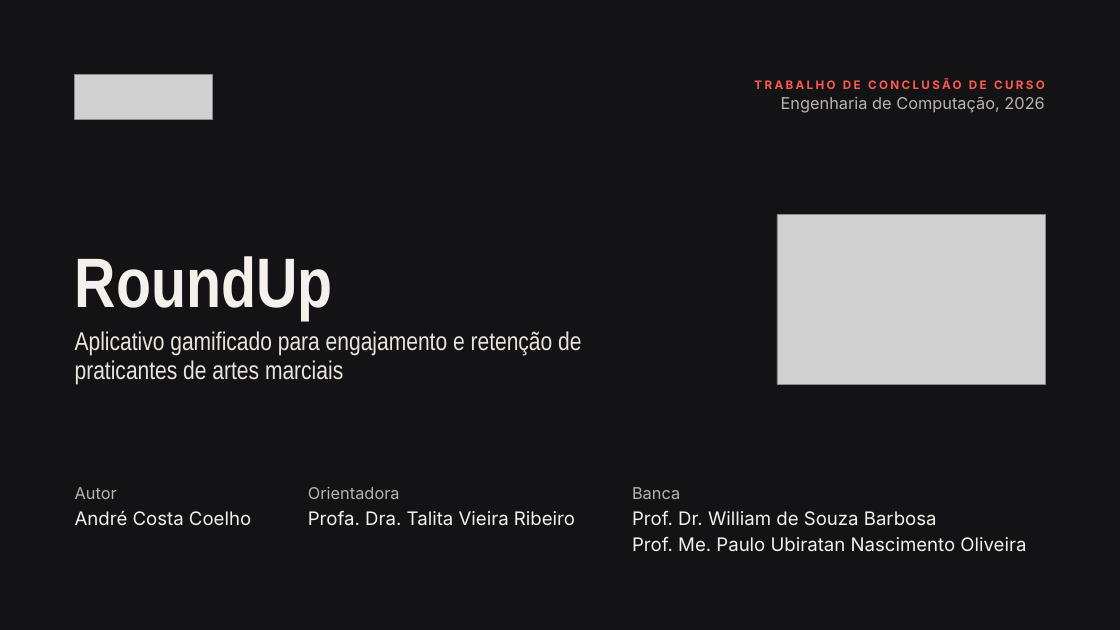
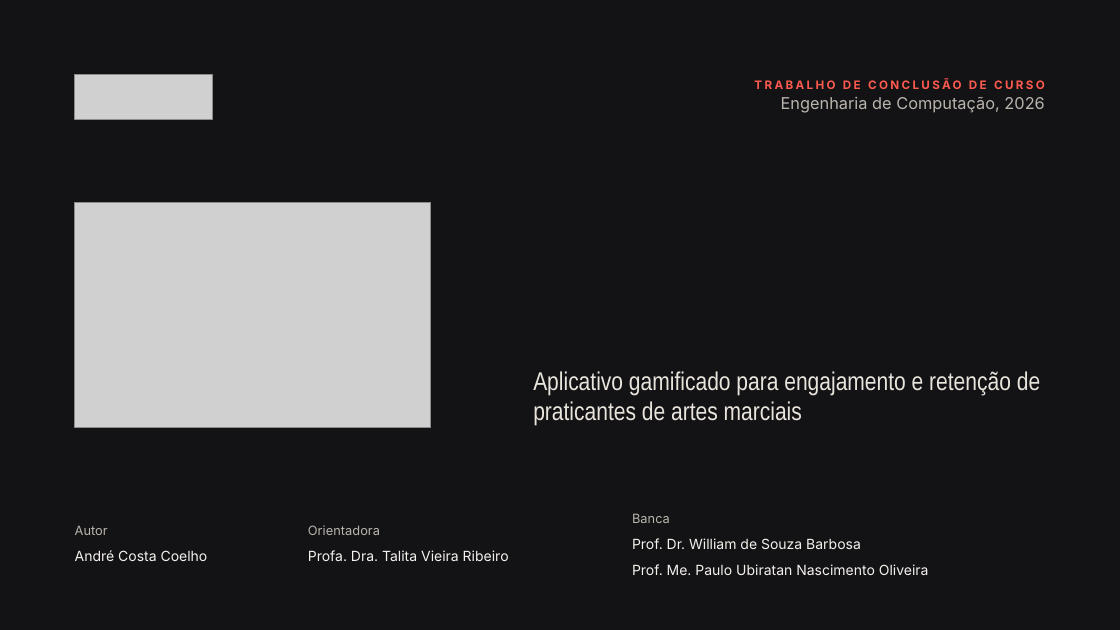
Before and after one commit to andreccoelho/roundup_app, a slide deck: slide 1 of docs/apresentacao-defesa/Defesa TCC — RoundUp.pptx. Drawn at 1120x630 pixels with LibreOffice and Linux fonts; fonts in the diff are those of the drawing; grey boxes stand for pictures. Boxes give left, top, right and bottom in pixels: in the first picture for what was removed or moved away, otherwise in the second. Text is boxed around its words. In the diff, an @@ line names an element or a change of style, - is before the commit and + after.

```diff
--- a/docs/apresentacao-defesa/Defesa TCC — RoundUp.pptx
+++ b/docs/apresentacao-defesa/Defesa TCC — RoundUp.pptx
@@ picture: place and size @@
-picture at bbox=[777, 215, 1045, 385]
+picture at bbox=[75, 202, 431, 428]
@@ title removed at bbox=[75, 256, 333, 320] @@
-RoundUp
@@ text "Aplicativo gamificado para engajamento e ...": place and size @@
-text "Aplicativo gamificado para engajamento e ..." at bbox=[75, 331, 581, 385]
+text "Aplicativo gamificado para engajamento e ..." at bbox=[533, 371, 1040, 426]
@@ text "Banca": place and size @@
-text "Banca" at bbox=[632, 487, 680, 499]
+text "Banca" at bbox=[632, 513, 670, 523]
@@ size 16 to 12 pt in 3 elements at bbox=[632, 538, 929, 575], bbox=[75, 550, 208, 561], bbox=[308, 550, 509, 561] @@
@@ size 14 to 11 pt in 3 elements at bbox=[632, 513, 670, 523], bbox=[75, 525, 108, 535], bbox=[308, 525, 380, 535] @@
@@ 4 texts: place and size @@
-4 texts at bbox=[75, 487, 575, 526]
+4 texts at bbox=[75, 525, 509, 561]
@@ text "Prof. Dr. William de Souza ...": place and size @@
-text "Prof. Dr. William de Souza ..." at bbox=[632, 511, 1026, 552]
+text "Prof. Dr. William de Souza ..." at bbox=[632, 538, 929, 575]
```
Also in this commit, not shown: 10 other slides changed, 1 slide added, 1 other file.
